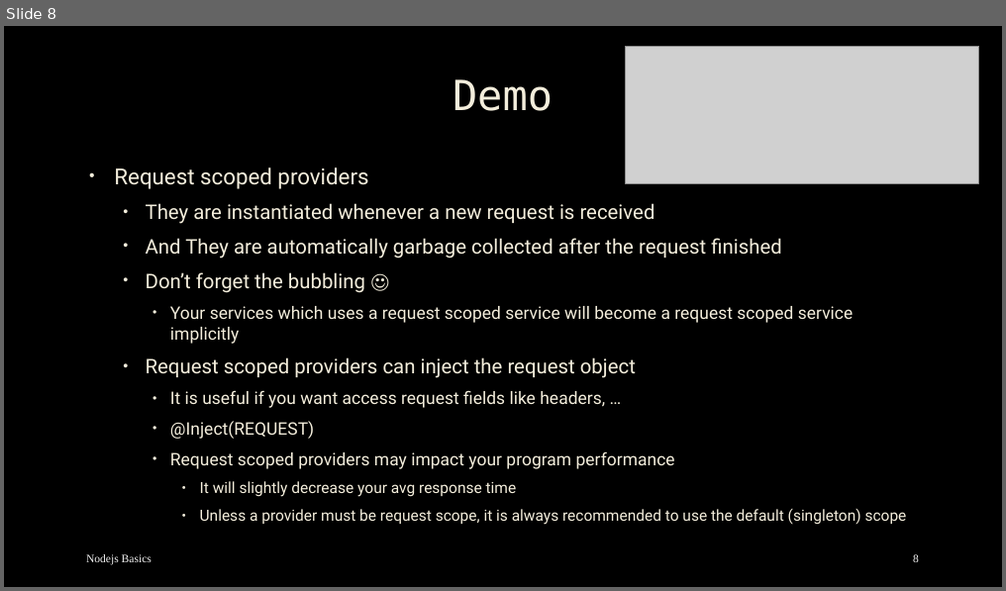
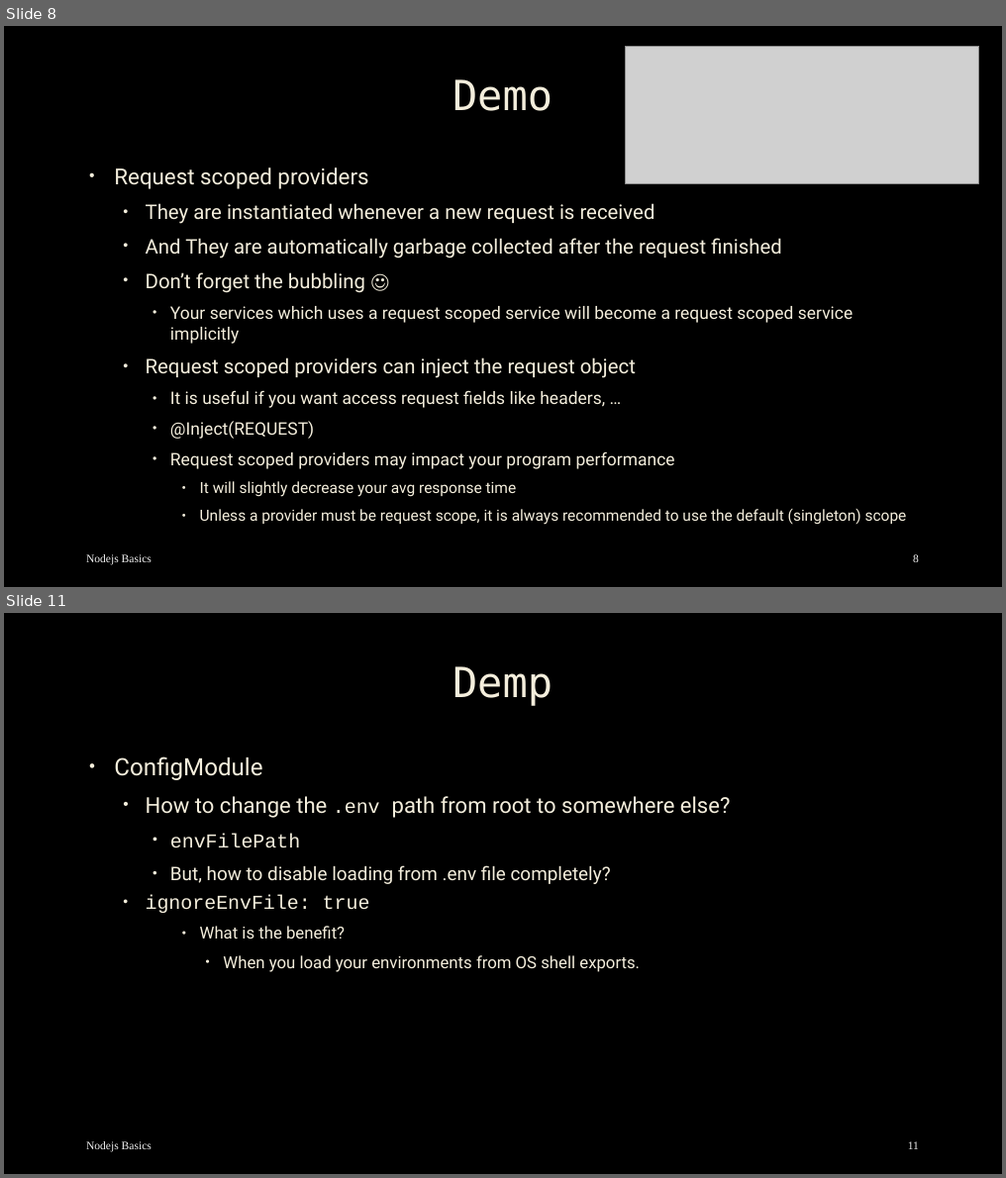
Before and after one commit to mostafa8026/nestjs-course, a slide deck: nestjs/nestjs-05.pptx. Shown one above the other, each under a label of ours: slide 8 before the commit, slides 8 and 11 after it; the slides between them are not shown. The pictures are 1006x591 and 1006x1178 pixels, drawn with LibreOffice and Linux fonts; fonts in the diff are those of the drawing; grey boxes stand for pictures; background and template pictures are left out. Boxes give left, top, right and bottom in pixels: in the first picture for what was removed or moved away, otherwise in the second. Text is boxed around its words. In the diff, an @@ line names an element or a change of style, - is before the commit and + after.

```diff
--- a/nestjs/nestjs-05.pptx
+++ b/nestjs/nestjs-05.pptx
@@ slide 11 added at (4, 613, 1002, 1174), background picture (left out) @@
@@ title added at (452, 666, 552, 706), 40 pt, text #F4EEDC @@
+Demp
@@ text added at (114, 757, 731, 972), 16 pt, text #F4EEDC @@
+• ConfigModule
+  • How to change the .env path from root to somewhere else?
+    • envFilePath
+    • But, how to disable loading from .env file completely?
+  • ignoreEnvFile: true
+      • What is the benefit?
+        • When you load your environments from OS shell exports.
@@ text added at (86, 1142, 152, 1153), 11 pt, text #F2F2F2 @@
+Nodejs Basics
@@ page number added at (908, 1142, 919, 1150), 11 pt, text #F2F2F2 @@
+11
```
Also in this commit, not shown: 1 slide changed, 5 other slides added, 21 other files.
